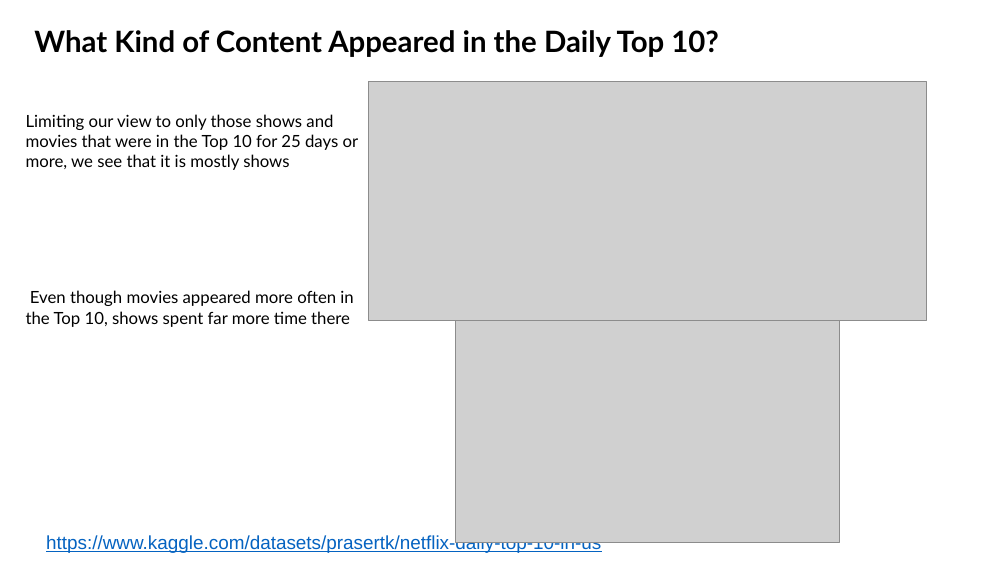
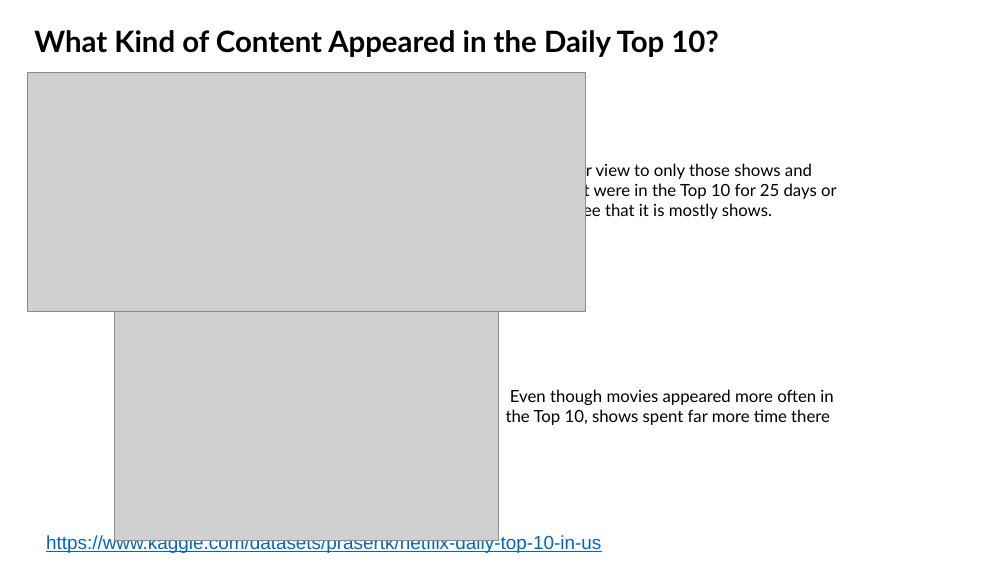
Before and after one commit to Costilrt/The-First-Project, a slide deck: slide 4 of matthews-slides.pptx. Drawn at 1008x567 pixels with LibreOffice and Linux fonts; fonts in the diff are those of the drawing; grey boxes stand for pictures; background and template pictures are left out. Boxes give left, top, right and bottom in pixels: in the first picture for what was removed or moved away, otherwise in the second. Text is boxed around its words. In the diff, an @@ line names an element or a change of style, - is before the commit and + after.

```diff
--- a/matthews-slides.pptx
+++ b/matthews-slides.pptx
@@ picture: place and size @@
-picture at (368, 82, 927, 321)
+picture at (27, 73, 586, 312)
@@ text at (560, 162, 837, 220): text changed @@
-Limiting our view to only those shows and movies that were in the Top 10 for 25 days or more, we see that it is mostly shows
+Limiting our view to only those shows and movies that were in the Top 10 for 25 days or more, we see that it is mostly shows.
@@ picture: place and size @@
-picture at (456, 300, 840, 542)
+picture at (114, 298, 498, 540)
@@ text "Even though movies appeared more ...": place and size @@
-text "Even though movies appeared more ..." at (26, 290, 353, 327)
+text "Even though movies appeared more ..." at (506, 389, 833, 425)
```
Also in this commit, not shown: 3 other slides changed, 1 slide added, 3 other files.
